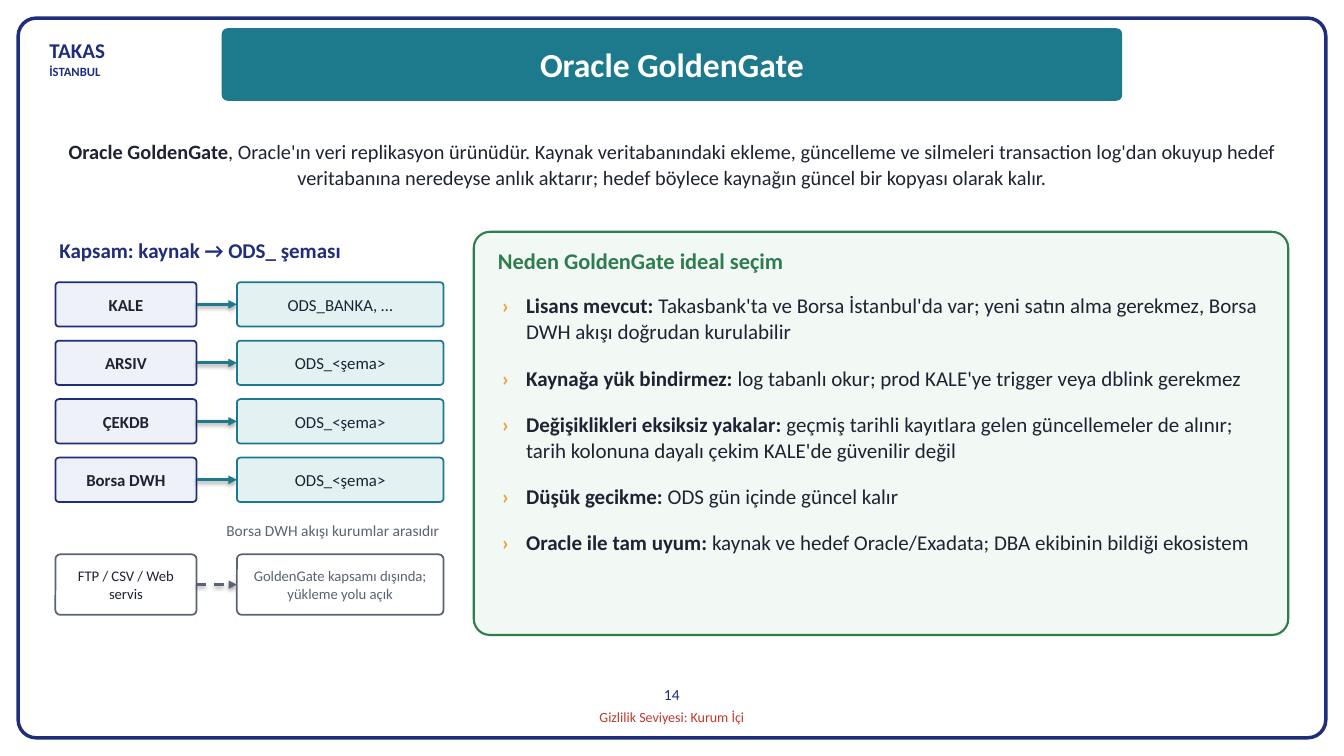
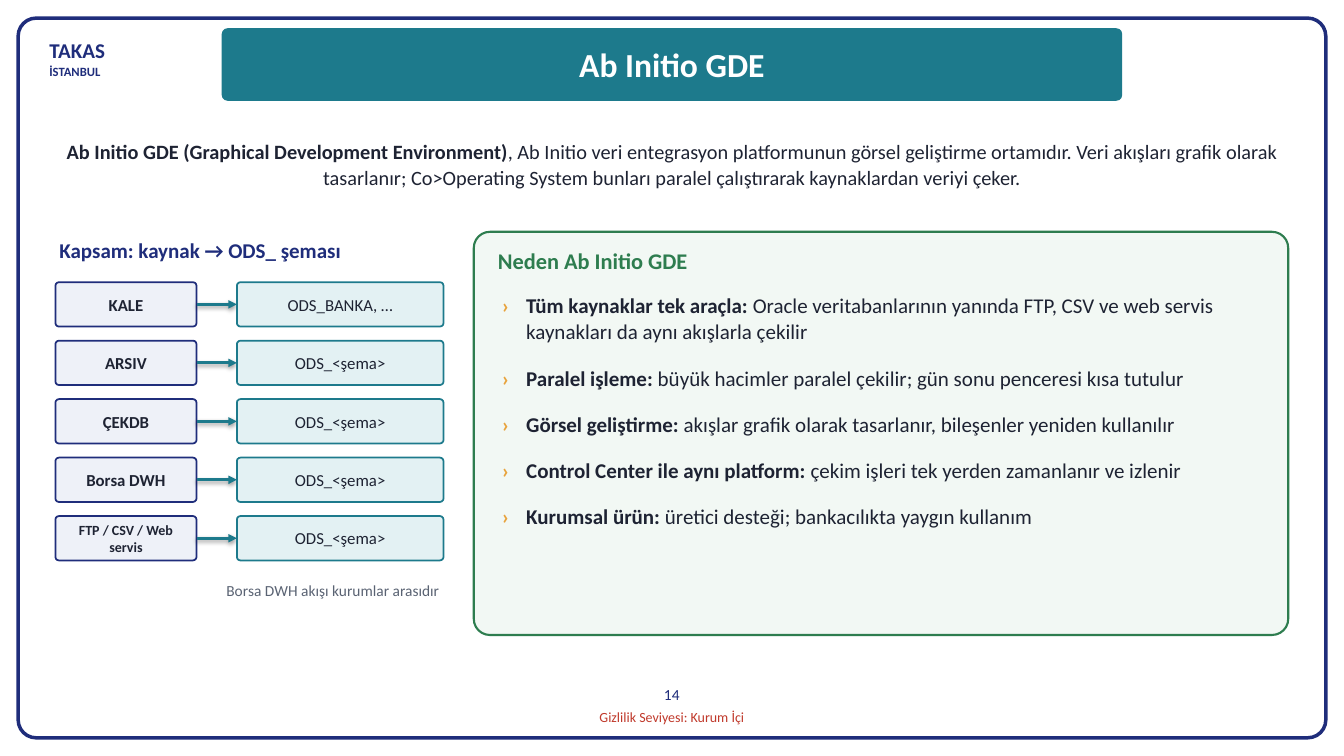
Before and after one commit to hanifidemirel0/Cursor-Projects, a slide deck: slide 14 of outputs/dwh-sunum-kasim-2026/5 - DWHSunum_Kasim2026.pptx. Drawn at 1344x756 pixels with LibreOffice and Linux fonts; fonts in the diff are those of the drawing. Boxes give left, top, right and bottom in pixels: in the first picture for what was removed or moved away, otherwise in the second. Text is boxed around its words. In the diff, an @@ line names an element or a change of style, - is before the commit and + after.

```diff
--- a/outputs/dwh-sunum-kasim-2026/5 - DWHSunum_Kasim2026.pptx
+++ b/outputs/dwh-sunum-kasim-2026/5 - DWHSunum_Kasim2026.pptx
@@ text in rounded rectangle at [579,53,765,78]: text changed @@
-Oracle GoldenGate
+Ab Initio GDE
@@ text at [67,144,1277,189]: text changed @@
-Oracle GoldenGate, Oracle'ın veri replikasyon ürünüdür. Kaynak veritabanındaki ekleme, güncelleme ve silmeleri transaction log'dan okuyup hedef veritabanına neredeyse anlık aktarır; hedef böylece kaynağın güncel bir kopyası olarak kalır.
+Ab Initio GDE (Graphical Development Environment), Ab Initio veri entegrasyon platformunun görsel geliştirme ortamıdır. Veri akışları grafik olarak tasarlanır; Co>Operating System bunları paralel çalıştırarak kaynaklardan veriyi çeker.
@@ text at [498,253,687,269]: text changed @@
-Neden GoldenGate ideal seçim
+Neden Ab Initio GDE
@@ text at [526,298,1214,528]: text changed @@
-› Lisans mevcut: Takasbank'ta ve Borsa İstanbul'da var; yeni satın alma gerekmez, Borsa DWH akışı doğrudan kurulabilir
-› Kaynağa yük bindirmez: log tabanlı okur; prod KALE'ye trigger veya dblink gerekmez
-› Değişiklikleri eksiksiz yakalar: geçmiş tarihli kayıtlara gelen güncellemeler de alınır; tarih kolonuna dayalı çekim KALE'de güvenilir değil
-› Düşük gecikme: ODS gün içinde güncel kalır
-› Oracle ile tam uyum: kaynak ve hedef Oracle/Exadata; DBA ekibinin bildiği ekosistem
+› Tüm kaynaklar tek araçla: Oracle veritabanlarının yanında FTP, CSV ve web servis kaynakları da aynı akışlarla çekilir
+› Paralel işleme: büyük hacimler paralel çekilir; gün sonu penceresi kısa tutulur
+› Görsel geliştirme: akışlar grafik olarak tasarlanır, bileşenler yeniden kullanılır
+› Control Center ile aynı platform: çekim işleri tek yerden zamanlanır ve izlenir
+› Kurumsal ürün: üretici desteği; bankacılıkta yaygın kullanım
@@ rounded rectangle "FTP / CSV / Web ...": place and size @@
-rounded rectangle "FTP / CSV / Web ..." at [55,555,197,615]
+rounded rectangle "FTP / CSV / Web ..." at [55,516,197,561]
@@ rounded rectangle "FTP / CSV / Web ..." at [55,516,197,561]: size 10.5 to 10 pt, bold on; fill #FFFFFF to #EEF1F8; outline #5A6373 1.25 pt to #1F2D7B 1.25 pt @@
@@ arrow moved from (197, 585) - (237, 585) to (197, 538) - (237, 538) @@
@@ arrow (197, 538) - (237, 538): stroke #5A6373 1.75 pt dashed to #1D7A8C 2 pt @@
@@ rounded rectangle added at [237,516,444,561], fill #E3F1F3, outline #1D7A8C 1.25 pt, 12 pt, text #1E2333 @@
+ODS_<şema>
@@ rounded rectangle removed at [237,555,444,615] @@
-GoldenGate kapsamı dışında; yükleme yolu açık
@@ text "Borsa DWH akışı kurumlar arasıdır": place and size @@
-text "Borsa DWH akışı kurumlar arasıdır" at [226,525,439,539]
+text "Borsa DWH akışı kurumlar arasıdır" at [226,585,439,599]
```
Also in this commit, not shown: 11 other slides changed, 5 other files.
